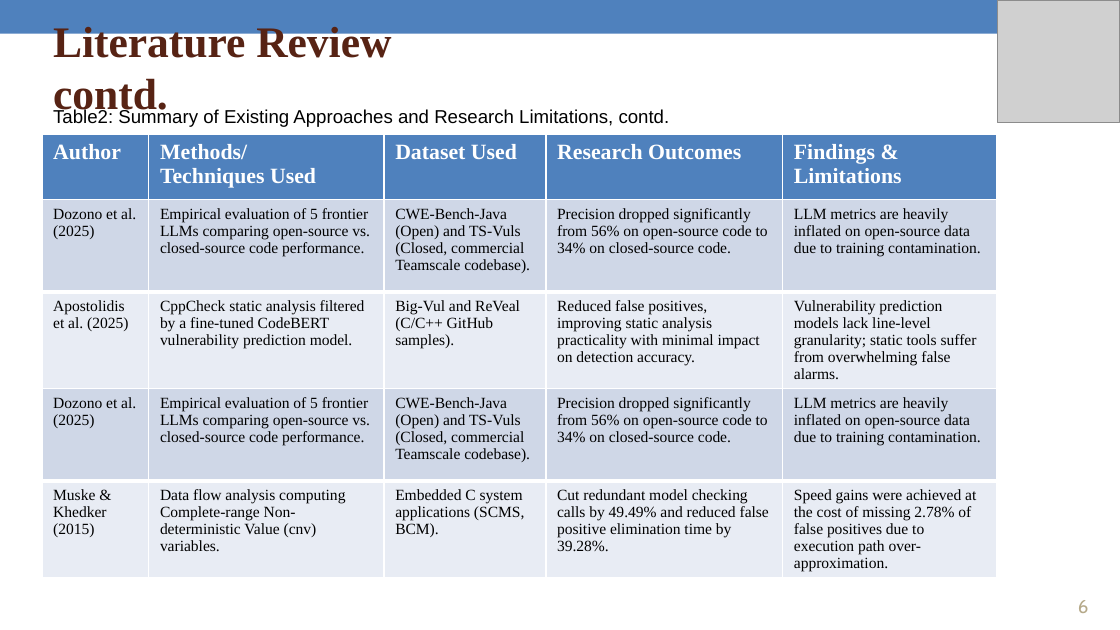
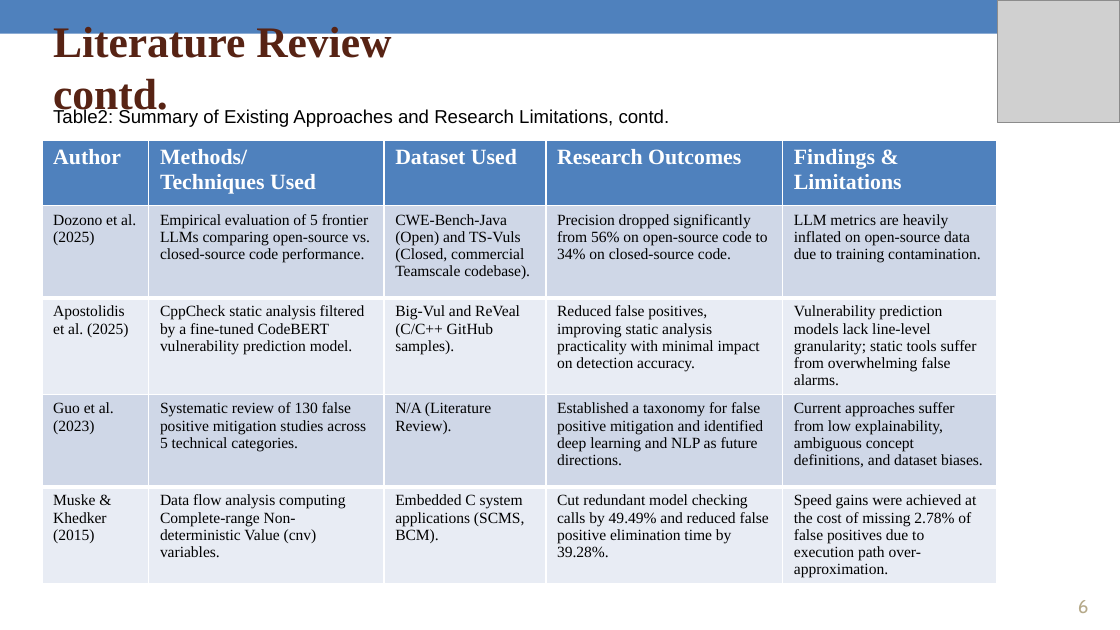
Before and after one commit to DinanathDash/CSE, a slide deck: slide 6 of SEM_8/FRP/FRP Mid Term.pptx. Drawn at 1120x630 pixels with LibreOffice and Linux fonts; fonts in the diff are those of the drawing; grey boxes stand for pictures. Boxes give left, top, right and bottom in pixels: in the first picture for what was removed or moved away, otherwise in the second. Text is boxed around its words. In the diff, an @@ line names an element or a change of style, - is before the commit and + after.

```diff
--- a/SEM_8/FRP/FRP Mid Term.pptx
+++ b/SEM_8/FRP/FRP Mid Term.pptx
@@ table at <box>43,140,997,582</box> @@
-row 4: Dozono et al. (2025) | Empirical evaluation of 5 frontier LLMs comparing open-source vs. closed-source code performance. | CWE-Bench-Java (Open) and TS-Vuls (Closed, commercial Teamscale codebase). | Precision dropped significantly from 56% on open-source code to 34% on closed-source code. | LLM metrics are heavily inflated on open-source data due to training contamination.
+row 4: Guo et al. (2023) | Systematic review of 130 false positive mitigation studies across 5 technical categories. | N/A (Literature Review). | Established a taxonomy for false positive mitigation and identified deep learning and NLP as future directions. | Current approaches suffer from low explainability, ambiguous concept definitions, and dataset biases.
@@ table: place and size @@
-table at <box>43,134,997,576</box>
+table at <box>43,140,997,582</box>
```
Also in this commit, not shown: 1 other slide changed, 3 other files.
